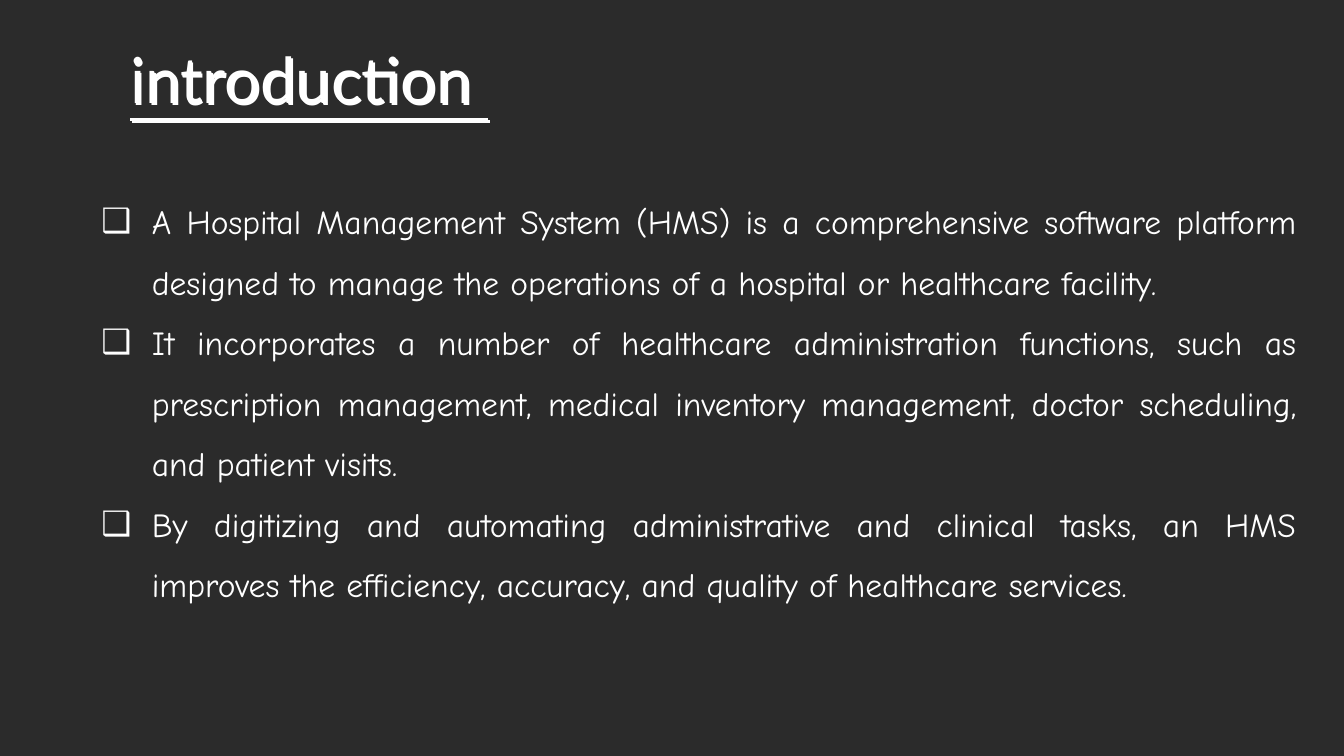
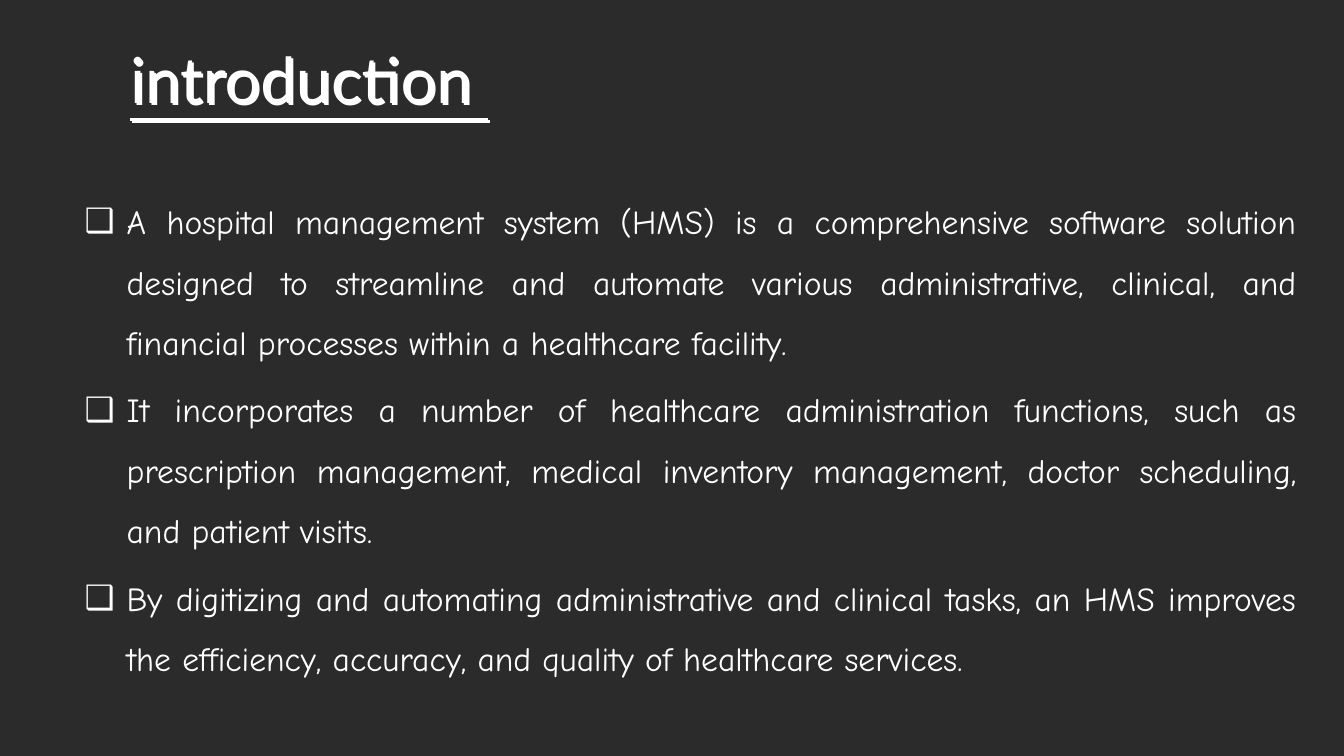
Before and after one commit to Sahithya132002/Final-Year-Project, a slide deck: slide 3 of Review 1.pptx. Drawn at 1344x756 pixels with LibreOffice and Linux fonts; fonts in the diff are those of the drawing; background and template pictures are left out; a plain dark background stands for a picture behind light text. Boxes give left, top, right and bottom in pixels: in the first picture for what was removed or moved away, otherwise in the second. Text is boxed around its words. In the diff, an @@ line names an element or a change of style, - is before the commit and + after.

```diff
--- a/Review 1.pptx
+++ b/Review 1.pptx
@@ text at [127, 207, 1297, 362]: text changed @@
-❑ A Hospital Management System (HMS) is a comprehensive software platform designed to manage the operations of a hospital or healthcare facility.
+❑ A hospital management system (HMS) is a comprehensive software solution designed to streamline and automate various administrative, clinical, and financial processes within a healthcare facility.
@@ text at [127, 399, 1297, 678]: indent changed; more space between paragraphs @@
```
Also in this commit, not shown: 2 other slides changed.
